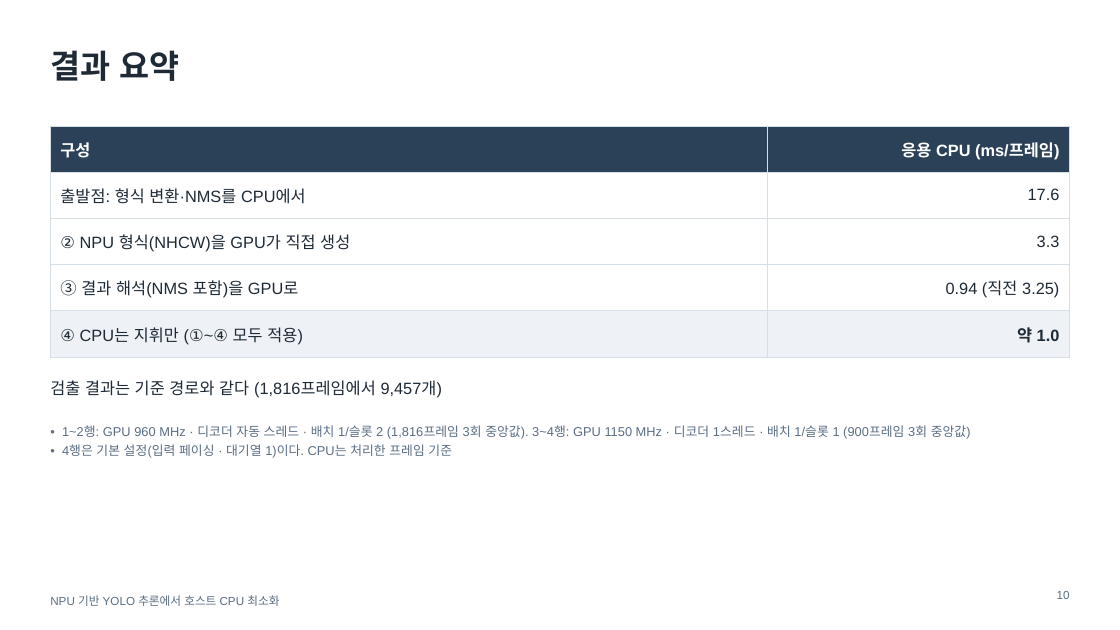
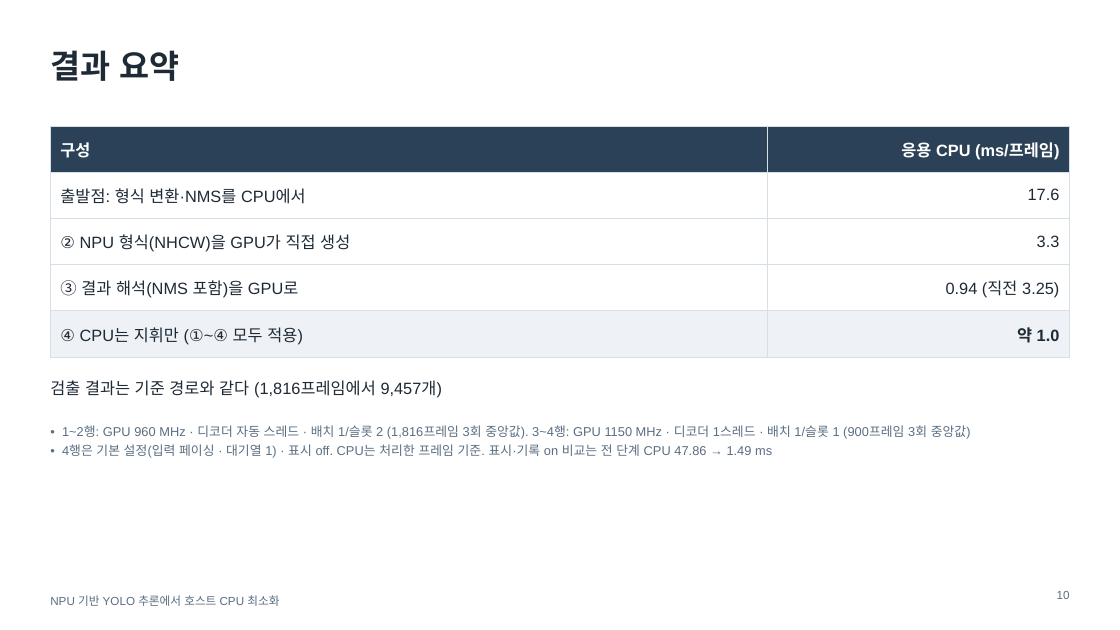
Before and after one commit to jinbeomjeong/yolo_vulkan_optimize, a slide deck: slide 10 of 10_paper/talk/out/yolo_npu_cpu_offload_talk_v6.pptx. Drawn at 1120x630 pixels with LibreOffice and Linux fonts; fonts in the diff are those of the drawing. Boxes give left, top, right and bottom in pixels: in the first picture for what was removed or moved away, otherwise in the second. Text is boxed around its words. In the diff, an @@ line names an element or a change of style, - is before the commit and + after.

```diff
--- a/10_paper/talk/out/yolo_npu_cpu_offload_talk_v6.pptx
+++ b/10_paper/talk/out/yolo_npu_cpu_offload_talk_v6.pptx
@@ text at (x1=62, y1=444, x2=772, y2=458): text changed @@
-• 4행은 기본 설정(입력 페이싱 · 대기열 1)이다. CPU는 처리한 프레임 기준
+• 4행은 기본 설정(입력 페이싱 · 대기열 1) · 표시 off. CPU는 처리한 프레임 기준. 표시·기록 on 비교는 전 단계 CPU 47.86 → 1.49 ms
```
Also in this commit, not shown: 3 other slides changed, 1 slide added, 4 other files.
